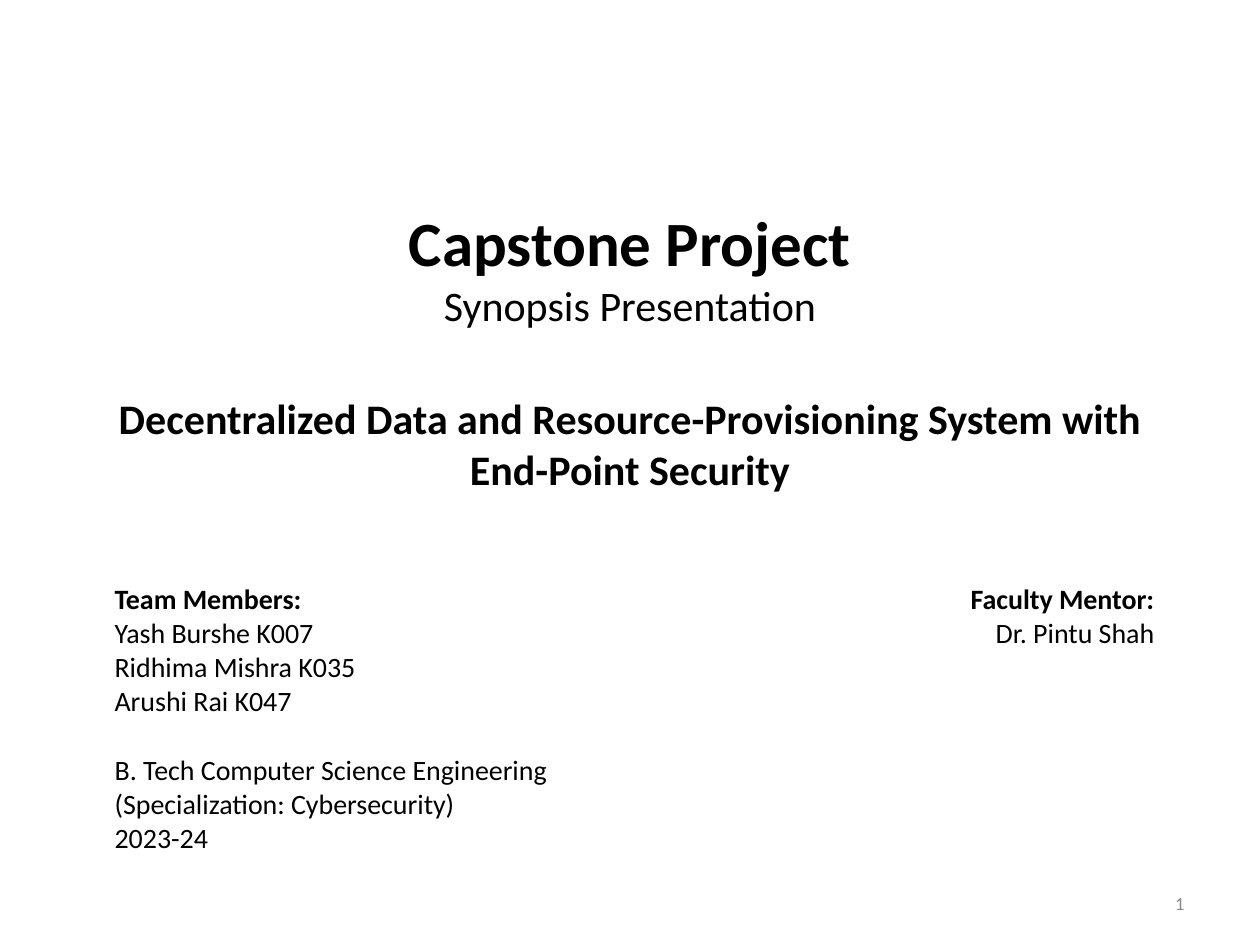
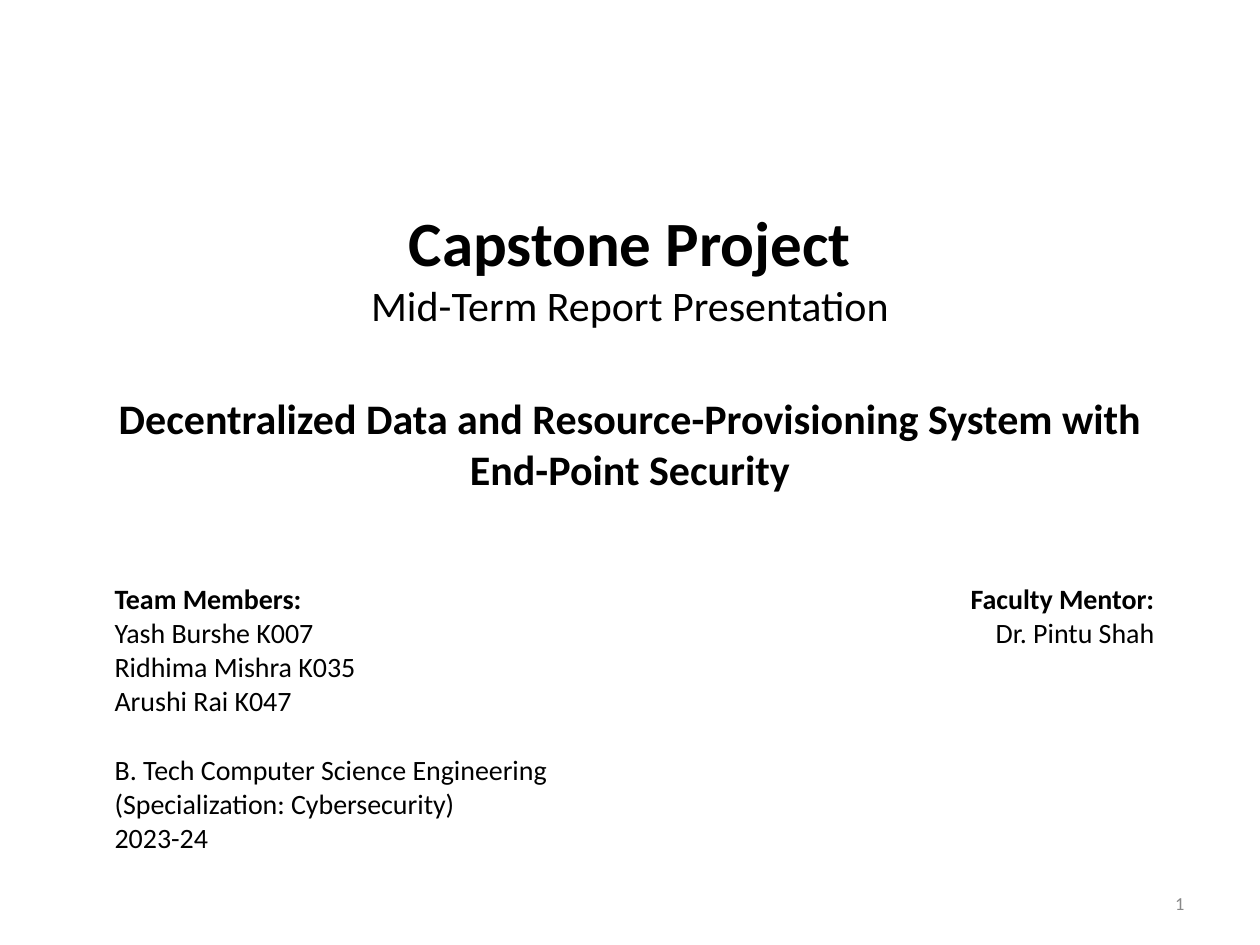
Before and after one commit to asr-24/SentinelShare, a slide deck: slide 1 of Synopsis Presentation.pptx. Drawn at 1260x945 pixels with LibreOffice and Linux fonts; fonts in the diff are those of the drawing; background and template pictures are left out. Boxes give left, top, right and bottom in pixels: in the first picture for what was removed or moved away, otherwise in the second. Text is boxed around its words. In the diff, an @@ line names an element or a change of style, - is before the commit and + after.

```diff
--- a/Synopsis Presentation.pptx
+++ b/Synopsis Presentation.pptx
@@ text at box(371, 291, 889, 328): text changed @@
-Synopsis Presentation
+Mid-Term Report Presentation
```
Also in this commit, not shown: 1 other slide changed, 6 slides added, 1 slide removed, 3 other files.
